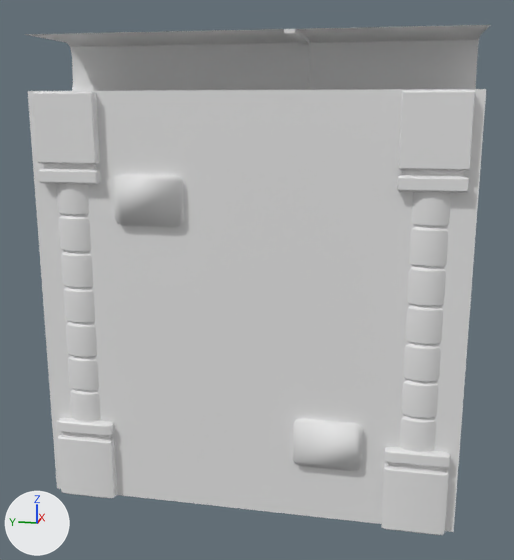
A saved change to the FBX model baila-o-muere-JAM/Assets/Models/enviroment/Modular_Enviro_Wall_Columns.fbx.
One viewpoint serves both versions: a camera (50 mm lens) standing at (-16.62, -3.19, 4.82) and looking at (-8.41, -1.55, 2.77). Every picture has the same lights, and +X, +Y and +Z are marked at lower left. Where no turn or scale is listed for an object, it has been applied to the vertices.

The older version as bpy lines, for what is in view:
```python
me_cube_014 = bpy.data.meshes.new('Cube.014')
me_cube_014.from_pydata([(-8.96, -3.99, 0.0), (-8.96, 0.99, 0.0), (-8.96, -3.99, 4.97), (-8.96, 0.99, 4.97)], [], [(0, 1, 3, 2)])
me_cube_022 = bpy.data.meshes.new('Cube.022')
me_cube_022.from_pydata(...)  # 288 vertices, 228 faces; spans x -9.02..-8.78, y -2.9..-0.02, z 0.69..4.06
me_cube_024 = bpy.data.meshes.new('Cube.024')
me_cube_024.from_pydata(...)  # 72 vertices, 58 faces; spans x -8.96..-7.76, y -3.99..0.99, z 4.86..5.58
me_plane_011 = bpy.data.meshes.new('Plane.011')
me_plane_011.from_pydata(...)  # 3008 vertices, 2680 faces; spans x -0.55..0.56, y -0.25..4.5, z 0.0..4.96
ob_columna = bpy.data.objects.new('Columna', me_plane_011)
ob_columna.location = (-8.52, -3.63, 0.0)
ob_wall = bpy.data.objects.new('Wall', me_cube_014)
ob_wall.location = (0.0, 0.0, 0.0)
ob_wall_001 = bpy.data.objects.new('Wall.001', me_cube_022)
ob_wall_001.location = (0.0, 0.0, 0.0)
ob_wall_003 = bpy.data.objects.new('Wall.003', me_cube_024)
ob_wall_003.location = (0.0, 0.0, 0.0)
```
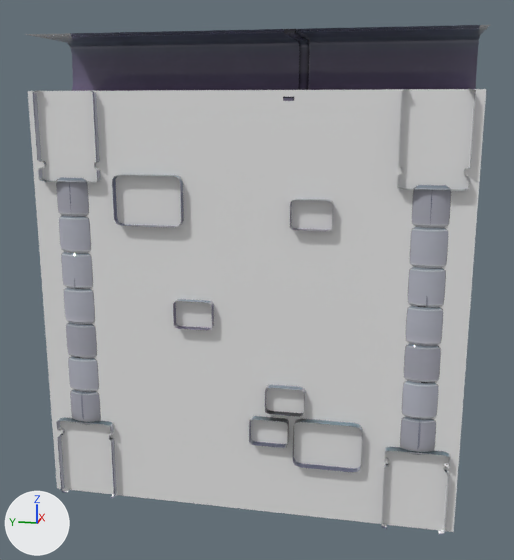
What differs and where, as boxes (x1, y1, x2, y2) in the pictures (514 x 560 px; the box of a moved part takes in the faces that stretch with it):
'Columna', reshaped
    before: (33, 90, 476, 535)
    after: (33, 89, 476, 535)
'Wall.003', recoloured, surface changed
    both: (33, 25, 490, 101)
'Wall.001', reshaped
    before: (113, 174, 363, 471)
    after: (112, 174, 363, 472)
part 1 of me_cube_022, moved or reshaped
    before: (293, 419, 363, 471)
    after: (249, 385, 363, 472)
part 2 of me_cube_022, moved or reshaped (not visible before)
    after: (173, 299, 214, 330)
part 3 of me_plane_011, rebuilt
    before: (397, 90, 476, 193)
    after: (397, 89, 476, 191)
part 4 of me_plane_011, rebuilt
    before: (33, 92, 101, 184)
    after: (33, 90, 101, 183)
part 5 of me_plane_011, deleted
    before: (382, 451, 450, 535)
part 6 of me_plane_011, deleted
    before: (56, 421, 114, 498)
part 7 of me_plane_011, recoloured
    both: (56, 183, 451, 497)
part 8 of me_cube_024, surface changed
    both: (24, 25, 490, 101)

What the commit changed:
Picture 'Modular_Enviro_Wall_Columns_Texture_DF.png' (img_modular_enviro_wall_columns_texture_df_png) is new.
Material 'Modular_Enviro_Wall' (mat_modular_enviro_wall) is new.
Its texture is img_modular_enviro_wall_columns_texture_df_png.
Its roughness is 0.0.
me_cube_022 is used by ob_wall_001; location (0.0, 0.0, 0.0).
me_cube_022 had 288 vertices, 228 faces and spanned x -9.02..-8.78, y -2.9..-0.02, z 0.69..4.06.
me_cube_022 now has 288 vertices, 222 faces and spans x -9.05..-8.78, y -2.9..-0.02, z 0.69..4.06.
me_cube_022 part 1: 36 vertices moved from x -9.02..-8.95, y -2.9..-1.58, z 0.69..1.66 to x -9.05, y -2.9..-1.58, z 0.69..1.66.
me_cube_022 part 2: 12 vertices moved from x -8.95, y -1.15..-0.69, z 2.3..2.63 to x -9.05, y -1.15..-0.69, z 2.3..2.63.
me_cube_022 now uses material mat_modular_enviro_wall (picture img_modular_enviro_wall_columns_texture_df_png).
me_plane_011 is used by ob_columna; location (-8.52, -3.63, 0.0).
me_plane_011 had 3008 vertices, 2680 faces and spanned x -0.55..0.56, y -0.25..4.5, z 0.0..4.96.
me_plane_011 now has 2352 vertices, 1960 faces and spans x -0.53..0.56, y -0.25..4.5, z 0.0..4.98.
me_plane_011 part 3: the loose piece of 104 vertices spanning x -0.55..0.55, y -0.25..0.47, z 3.95..4.96 is rebuilt with 80 vertices and now spans x -0.53..0.55, y -0.25..0.47, z 3.97..4.98, in mat_modular_enviro_wall (picture img_modular_enviro_wall_columns_texture_df_png).
me_plane_011 part 4: the loose piece of 104 vertices spanning x -0.55..0.55, y 3.79..4.5, z 3.95..4.96 is rebuilt with 80 vertices and now spans x -0.53..0.55, y 3.79..4.5, z 3.97..4.98, in mat_modular_enviro_wall (picture img_modular_enviro_wall_columns_texture_df_png).
me_plane_011 part 5: 304 vertices removed from x -0.55..-0.06, y -0.18..0.41, z 0.02..4.03.
me_plane_011 part 6: 304 vertices removed from x -0.55..-0.06, y 3.85..4.44, z 0.02..4.03.
me_plane_011 part 7: 1680 faces spanning x -0.53..0.56, y -0.25..4.5, z 0.0..4.01 switch from no material to mat_modular_enviro_wall (picture img_modular_enviro_wall_columns_texture_df_png).
me_cube_024 has 72 vertices, 58 faces and spans x -8.96..-7.76, y -3.99..0.99, z 4.86..5.58.
me_cube_024 is used by ob_wall_003; location (0.0, 0.0, 0.0).
me_cube_024 part 8: texture (UV) coordinates of 58 of 58 faces, centred in x -8.96..-7.77, y -3.49..0.49, z 4.88..5.58, changed; they spanned u 0.0..0.0, v 0.0..0.0 and now span u 0.0..0.79, v 0.0..0.46.
me_cube_024 now uses material mat_modular_enviro_wall (picture img_modular_enviro_wall_columns_texture_df_png).
